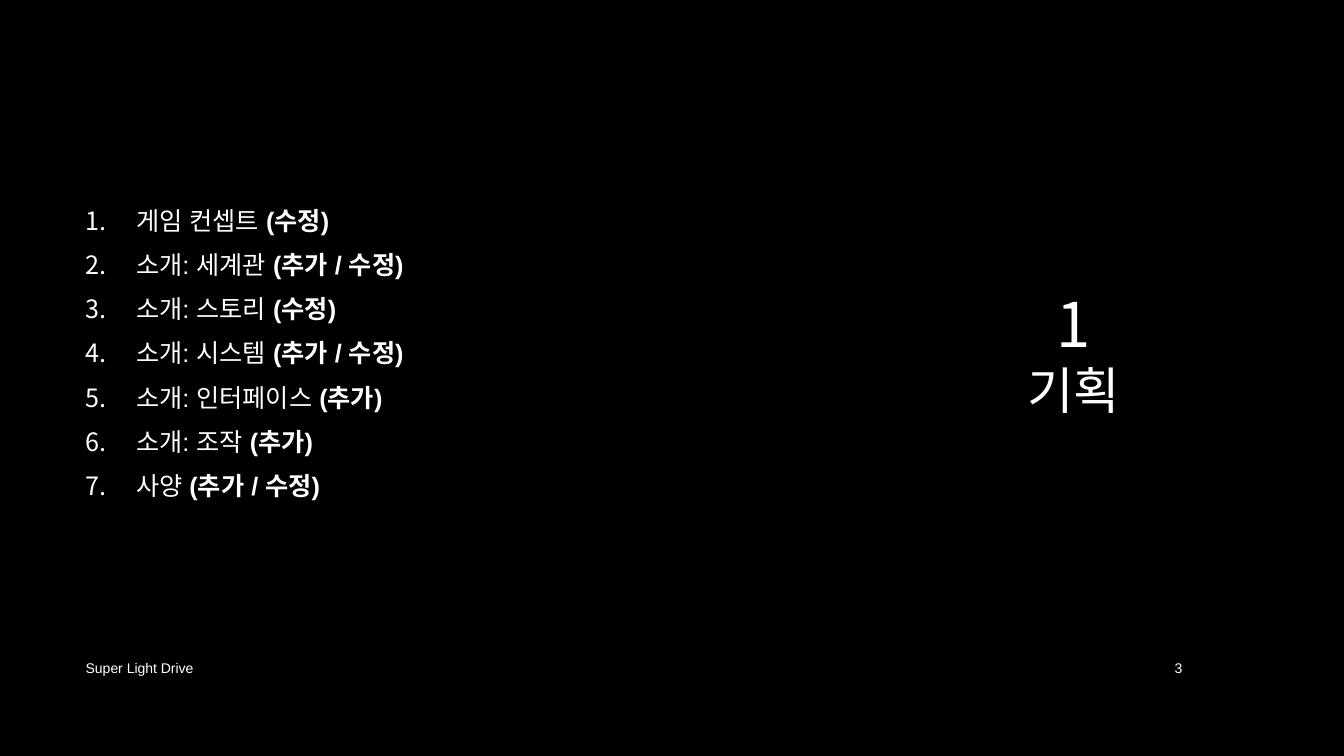
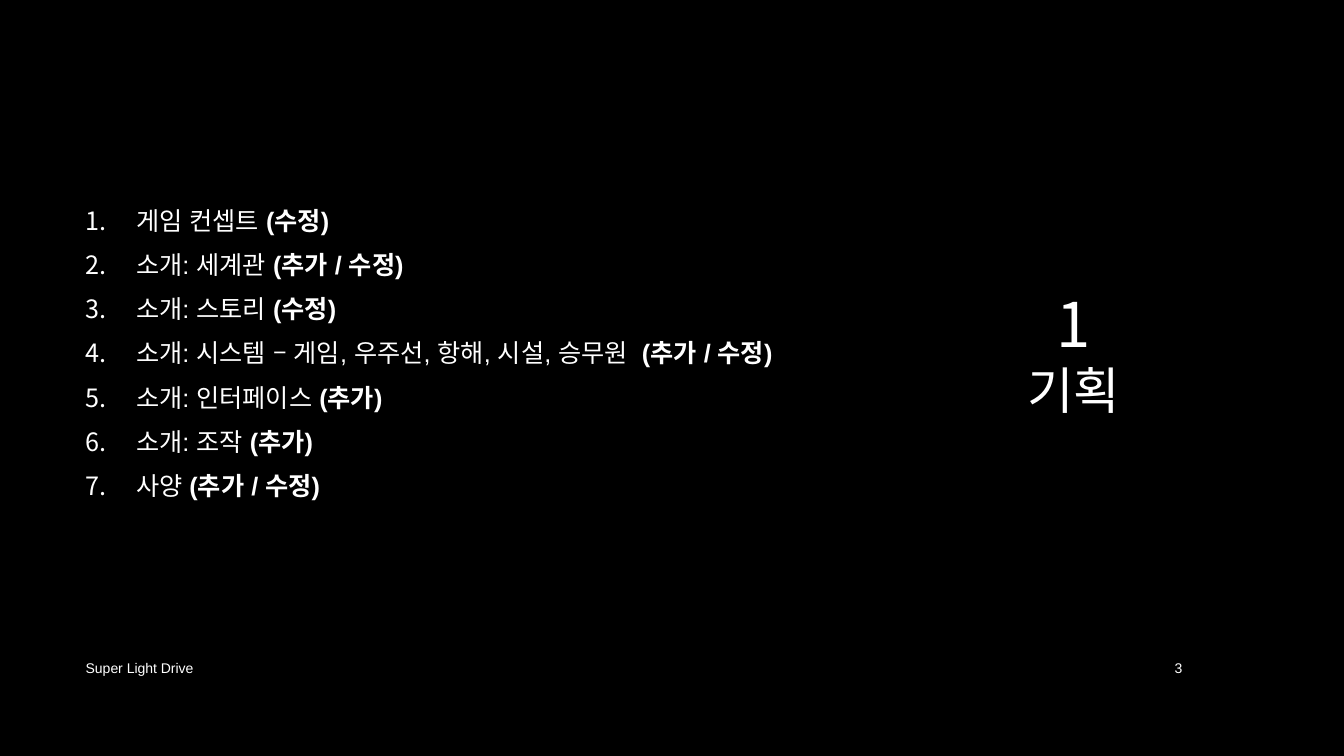
Before and after one commit to iconstudio/2017-Platformer, a slide deck: slide 3 of slides/SuperLightDrive_20171228.pptx. Drawn at 1344x756 pixels with LibreOffice and Linux fonts; fonts in the diff are those of the drawing; background and template pictures are left out. Boxes give left, top, right and bottom in pixels: in the first picture for what was removed or moved away, otherwise in the second. Text is boxed around its words. In the diff, an @@ line names an element or a change of style, - is before the commit and + after.

```diff
--- a/slides/SuperLightDrive_20171228.pptx
+++ b/slides/SuperLightDrive_20171228.pptx
@@ text at [136, 341, 773, 368]: text changed; bold off @@
-4. 소개: 시스템 (추가 / 수정)
+4. 소개: 시스템 – 게임, 우주선, 항해, 시설, 승무원 (추가 / 수정)
```
Also in this commit, not shown: 12 other slides changed, 3 slides added, 7 other files.
